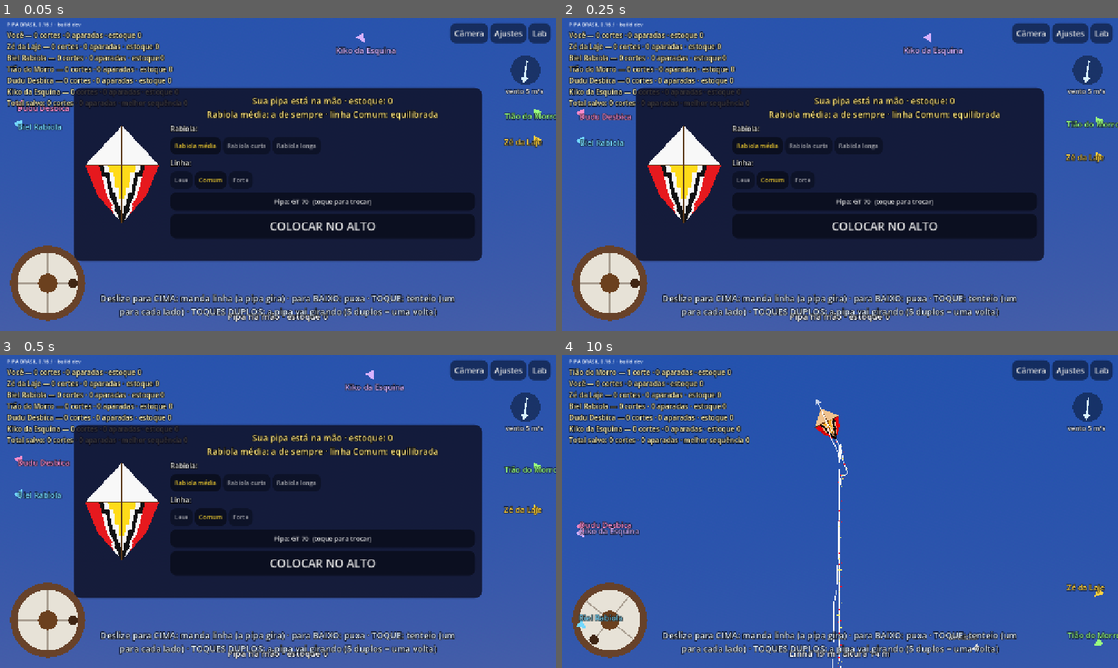
Above: before the commit, frames 1-4 (two rows, left to right).
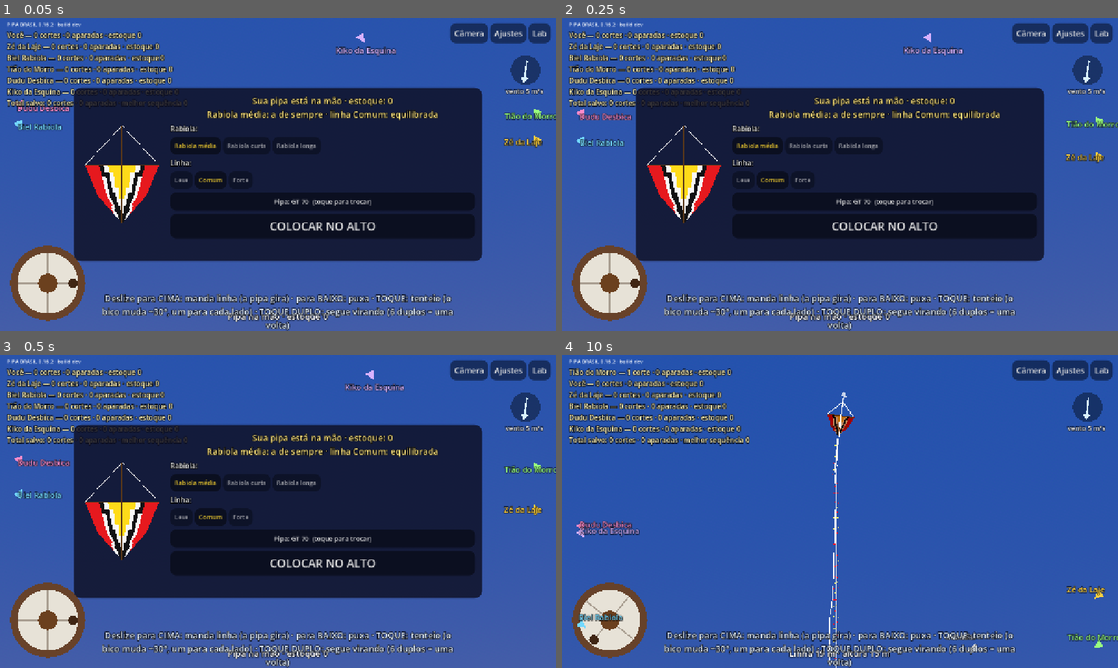
Above: after the commit, the same moments.

Repository: lucaskaeller201-ui/Pipa-Brasil
Game: Godot game, scene res://scenes/main/main.tscn
Same seed, same stepped clock (60 frames per second), same inputs: the game is played once before the commit and once after it.
Inputs (mouse positions are in pixels of both pictures, inside the frame that each line leads up to):
- Up to frame 1 (0.05 s): no input
- Up to frame 2 (0.25 s): no input
- Up to frame 3 (0.5 s): no input
- Up to frame 4 (10 s): tap Enter at 0.5 s; move the mouse to (962, 495) at 0.52 s; hold Right 0.53-1.25 s; tap Z every 3 s from 0.6 to 9.6 s; click (962, 495) at 0.67 s; tap Space every 3 s from 0.77 to 9.77 s; drag from (728, 527) to (812, 574) at 1.27 s; move the mouse to (895, 442) at 2.02 s; hold Right 2.03-2.75 s; tap Q at 2.1, 5.1, 8.1 s; drag from (812, 574) to (673, 464) at 2.77 s; move the mouse to (1006, 558) at 3.52 s; hold A 3.53-4.25 s; drag from (673, 464) to (756, 433) at 4.27 s; move the mouse to (867, 511) at 5.02 s; hold S 5.03-5.75 s; click (867, 511) at 5.17 s; drag from (756, 433) to (728, 527) at 5.77 s; move the mouse to (962, 495) at 6.52 s; hold W 6.53-7.25 s; drag from (728, 527) to (812, 574) at 7.27 s; move the mouse to (895, 442) at 8.02 s; hold S 8.03-8.75 s; drag from (812, 574) to (673, 464) at 8.77 s; move the mouse to (1006, 558) at 9.52 s; hold W from 9.53 s (still down); click (1006, 558) at 9.67 s

The runs differ from the first frame. In frame 1, 3.4% of the frame differs, in the area x 9-82%, y 1-100%; in frame 2, 3.4%; in frame 3, 3.4%; in frame 4, 4.2%, in the area x 2-100%, y 1-100%.

Commit message:
0.16.2: bico sem papel; tenteio de 30° sem rodar, toque duplo segue virando (D-047)
Co-Authored-By: Claude Opus 5.5 <noreply@anthropic.com>
Claude-Session: https://claude.ai/code/session_01VcBVPpGPHbKMkWY2F5CwiY

Diff:
--- a/game/match/livre.gd
+++ b/game/match/livre.gd
@@ -60,16 +60,16 @@
 var _embalo := 0.0              # m/s de linha ainda saindo pelo embalo da carretilha
 var _toque_ate := -1.0          # até quando a mão recolhe a folga do desbico
 var _ultimo_lado := 1.0         # lado do último tenteio
-var _ultimo_toque := -99.0      # instante do último toque (s)
-var _ultimo_duplo := -99.0      # instante do último toque duplo (s)
+var _pendente := -1.0           # instante de um toque esperando para ver se vira duplo
 var _sentido := -1.0            # sentido do giro do último tenteio (+1/-1)
-## Tenteio (D-041), como no Pipa Combate: cada toque gira o bico um passo
-## (36°). Toque simples: alterna o sentido (desbica para um lado e para o
-## outro). Toque DUPLO (rápido): continua no mesmo sentido; seguindo com mais
-## toques duplos a pipa dá a volta num círculo curto (10 toques = 360°).
-const TOQUE_DUPLO_S := 0.3      ## s entre os dois toques do toque duplo
-const VOLTA_SEGUE_S := 0.9      ## s: toque logo depois de um duplo continua a volta
-@export var graus_por_toque := 36.0
+## Tenteio (D-047), como o Lucas explicou do Pipa Combate:
+## - toque simples: o bico muda uns 30°, cada toque para um lado (desbica
+##   da esquerda para a direita); toques simples, mesmo rápidos, NÃO rodam;
+## - toque DUPLO (dois toques bem rápidos): o bico segue 60° no mesmo
+##   sentido do último tenteio — assim leva o bico para baixo ou para qualquer
+##   lado; 6 toques duplos seguidos = uma volta.
+const TOQUE_DUPLO_S := 0.22     ## s entre os dois toques do toque duplo
+@export var graus_por_toque := 30.0
 
 # interface
 var _placar: Label
@@ -166,6 +166,7 @@
 
 
 func _process(delta: float) -> void:
+	_ver_toque_pendente()
 	# Velocidade da mão a partir do deslizar deste quadro.
 	var altura := maxf(1.0, get_viewport().get_visible_rect().size.y)
 	var alvo := (_dy_quadro / altura) * LINHA_POR_TELA / maxf(delta, 1e-3)
@@ -317,13 +318,21 @@
 ## Tenteio pelo toque (D-041).
 func _tentear() -> void:
 	var agora := Time.get_ticks_msec() / 1000.0
-	var seguido := agora - _ultimo_toque < TOQUE_DUPLO_S
-	if seguido:
-		_ultimo_duplo = agora
-	elif agora - _ultimo_duplo >= VOLTA_SEGUE_S:
-		_sentido = -_sentido      # toque simples: troca de lado
-	_ultimo_toque = agora
-	_desbicar(_sentido, _sentido)
+	if _pendente >= 0.0 and agora - _pendente < TOQUE_DUPLO_S:
+		# toque duplo: segue no mesmo sentido, dois passos
+		_pendente = -1.0
+		_desbicar(_sentido, _sentido, 2.0)
+	else:
+		_pendente = agora   # espera um instante para ver se vem o 2º toque
+
+
+## Toque simples confirmado (não veio o 2º toque): troca de lado, um passo.
+func _ver_toque_pendente() -> void:
+	if _pendente < 0.0 or Time.get_ticks_msec() / 1000.0 - _pendente < TOQUE_DUPLO_S:
+		return
+	_pendente = -1.0
+	_sentido = -_sentido
+	_desbicar(_sentido, _sentido, 1.0)
 
 
 func _desbicar(lado: float, sentido := 0.0, escala := 1.0) -> void:
@@ -497,7 +506,7 @@
 	_banner.add_theme_constant_override("outline_size", 12)
 	_banner.visible = false
 	_dica = _rotulo(raiz, 20, Color(0.9, 0.95, 1.0), HORIZONTAL_ALIGNMENT_CENTER)
-	_dica.text = "Deslize para CIMA: manda linha (a pipa gira) · para BAIXO: puxa · TOQUE: tenteio (um para cada lado) · TOQUES DUPLOS: a pipa vai girando (5 duplos = uma volta)"
+	_dica.text = "Deslize para CIMA: manda linha (a pipa gira) · para BAIXO: puxa · TOQUE: tenteio (o bico muda ~30°, um para cada lado) · TOQUE DUPLO: segue virando (6 duplos = uma volta)"
 	_dica.set_anchors_preset(Control.PRESET_CENTER_BOTTOM)
 	_dica.offset_left = -420.0
 	_dica.offset_right = 420.0
@@ -814,7 +823,7 @@
 	var tb := float(m[3]) / float(m[0])
 	var tc := (float(m[3]) + float(m[4])) / float(m[0])
 	var meia := maxf(float(m[1]), float(m[2])) * 0.5
-	for fx in 3:
+	for fx in range(1, 3):   # o bico não tem papel (D-047)
 		for j in 8:
 			var ya := lerpf(ys[fx], ys[fx + 1], j / 8.0)
 			var yb := lerpf(ys[fx], ys[fx + 1], (j + 1) / 8.0)
@@ -833,7 +842,12 @@
 				elif wb < 0.001:
 					pts = PackedVector2Array([pts[0], pts[1], pts[2]])
 				_previa.draw_colored_polygon(pts, cor)
-	# varetas
+	# linha do bico e varetas
+	var topo := Vector2(cx, y0)
+	var ys1: float = y0 + float(ys[1]) * escala
+	var ws1: float = float(ws[1]) * escala
+	_previa.draw_line(topo, Vector2(cx - ws1, ys1), Color(0.95, 0.95, 0.95), 1.5)
+	_previa.draw_line(topo, Vector2(cx + ws1, ys1), Color(0.95, 0.95, 0.95), 1.5)
 	var marrom := Color(0.35, 0.22, 0.1)
 	_previa.draw_line(Vector2(cx, y0), Vector2(cx, y0 + float(m[0]) * escala), marrom, 2.0)
 	for k in [1, 2]:
--- a/game/modes/free_mode.gd
+++ b/game/modes/free_mode.gd
@@ -35,7 +35,7 @@
 ## Velocidade do giro mandando linha da SUA pipa (graus/s), ajustável na tela.
 var your_spin_rate := 900.0
 ## Giro por toque do SEU tenteio (graus), ajustável na tela.
-var your_kick_deg := 36.0
+var your_kick_deg := 30.0
 ## Acontecimentos para a tela (tremor, câmera lenta, avisos): {"type", ...}
 var screen_events: Array = []
 ## Sua pipa está na mão, na laje: a tela mostra a escolha de pipa e linha e o
--- a/game/views/kite_view.gd
+++ b/game/views/kite_view.gd
@@ -54,6 +54,11 @@
 		var inf: Vector3 = c[2]
 		for p in [c[0], c[3], Vector3(-sup.x, sup.y, 0.0), sup, Vector3(-inf.x, inf.y, 0.0), inf]:
 			linhas.surface_add_vertex(p)
+		# linha do bico: da ponta da vareta central às pontas da vareta de cima
+		linhas.surface_set_color(Color(0.95, 0.95, 0.95))
+		for p in [c[0], sup, c[0], Vector3(-sup.x, sup.y, 0.0)]:
+			linhas.surface_add_vertex(p)
+		linhas.surface_set_color(Color(0.35, 0.22, 0.10))
 	linhas.surface_set_color(Color(0.95, 0.95, 0.95))
 	var meio_espinha := Vector3(0.0, -0.2, 0.0)
 	for p in [top, def.tow_point, def.tow_point, meio_espinha]:
@@ -85,7 +90,9 @@
 	# três faixas: bico (ponta → vareta de cima), caixa, rabeta (→ ponta de baixo)
 	var nu := 16
 	var nv := 6
-	for fx in 3:
+	# O bico (acima da vareta de cima) não tem papel: só a linha que vai da
+	# ponta às pontas da vareta (D-047). A vela começa na vareta de cima.
+	for fx in range(1, 3):
 		var y0: float
 		var y1: float
 		var w0: float
--- a/project.godot
+++ b/project.godot
@@ -7,7 +7,7 @@
 
 config/name="PIPA BRASIL"
 config/description="Simulador brasileiro de pipas em 3D"
-config/version="0.16.1"
+config/version="0.16.2"
 run/main_scene="res://scenes/main/main.tscn"
 config/features=PackedStringArray("4.7", "Mobile")
 config/icon="res://icon.svg"
--- a/sim/kite/kite_definition.gd
+++ b/sim/kite/kite_definition.gd
@@ -61,7 +61,7 @@
 ## Tenteio (D-041): cada toque gira o bico este tanto (graus); 10 toques no
 ## mesmo sentido = uma volta. O bico chega lá suave (ganho spin_kick_damp por
 ## s, no máximo spin_kick_max_deg °/s) e para exato.
-@export var spin_kick_rate_deg := 36.0
+@export var spin_kick_rate_deg := 30.0
 @export var spin_kick_damp := 14.0
 @export var spin_kick_max_deg := 420.0
 ## Retorno elástico (D-035): solta (sem comando), o vento traz o bico de volta
--- a/tests/scenarios/test_pipa_rio.gd
+++ b/tests/scenarios/test_pipa_rio.gd
@@ -216,7 +216,7 @@
 
 ## D-041: cada toque gira um passo (36°) e para exato; 10 toques no mesmo
 ## sentido dão a volta num círculo curto.
-func test_dez_toques_dao_a_volta_e_cada_toque_para_exato() -> void:
+func test_seis_toques_duplos_dao_a_volta_e_cada_toque_para_exato() -> void:
 	var w := _voo()
 	var f: Flyer = w.flyers[0]
 	var giro := 0.0
@@ -224,10 +224,11 @@
 	var maximo := 0.0
 	var p0 := f.kite.position
 	var longe := 0.0
-	for k in 10:
+	for k in 6:
 		f.input.kick_spin = 1.0
+		f.input.kick_scale = 2.0   # toque duplo: 60° no mesmo sentido (D-047)
 		f.pilot.trigger(Pilot.Impulse.DESBICAR_LADO, w.time)
-		for i in roundi(0.2 / DT):
+		for i in roundi(0.3 / DT):
 			w.step(DT)
 			var agora := f.nose_angle_deg()
 			giro += wrapf(agora - antes, -180.0, 180.0)
@@ -241,8 +242,9 @@
 		antes = agora
 		maximo = maxf(maximo, absf(giro))
 	f.input.kick_spin = 0.0
-	print("      [volta] 10 toques: bico girou %.0f° (máximo %.0f°); a pipa se afastou até %.1f m do lugar" % [giro, maximo, longe])
-	assert_true(absf(giro) >= 320.0 and absf(giro) <= 400.0, "10 toques = uma volta (%.0f°)" % giro)
+	f.input.kick_scale = 1.0
+	print("      [volta] 6 toques duplos: bico girou %.0f° (máximo %.0f°); a pipa se afastou até %.1f m do lugar" % [giro, maximo, longe])
+	assert_true(absf(giro) >= 320.0 and absf(giro) <= 400.0, "6 toques duplos = uma volta (%.0f°)" % giro)
 	assert_true(maximo - absf(giro) < 8.0, "para exato, sem passar do ponto")
 	assert_true(longe < 18.0, "a volta é um círculo curto (%.1f m)" % longe)
 	assert_true(w.is_finite_state())
--- a/tests/unit/test_estilos.gd
+++ b/tests/unit/test_estilos.gd
@@ -15,7 +15,7 @@
 		var vela: MeshInstance3D = v.get_node("Vela")
 		assert_not_null(vela, "%s tem vela" % estilo["nome"])
 		var tris: int = vela.mesh.surface_get_array_len(0) / 3
-		assert_eq(tris, 3 * 16 * 6 * 2, "%s: bico, caixa e rabeta em grade" % estilo["nome"])
+		assert_eq(tris, 2 * 16 * 6 * 2, "%s: caixa e rabeta em grade (o bico não tem papel)" % estilo["nome"])
 		var m: Array = estilo["m"]
 		assert_true(absf(float(m[3]) + float(m[4]) + float(m[5]) - float(m[0])) < 1.0, "%s: medidas somam a vareta central" % estilo["nome"])
 		# a estampa usa mais de uma cor na caixa e na rabeta
Not shown, changed: export_presets.cfg
Not shown, changed: docs/changelog.md
Not shown, changed: docs/decisoes.md
Not shown, changed: docs/progresso.md
